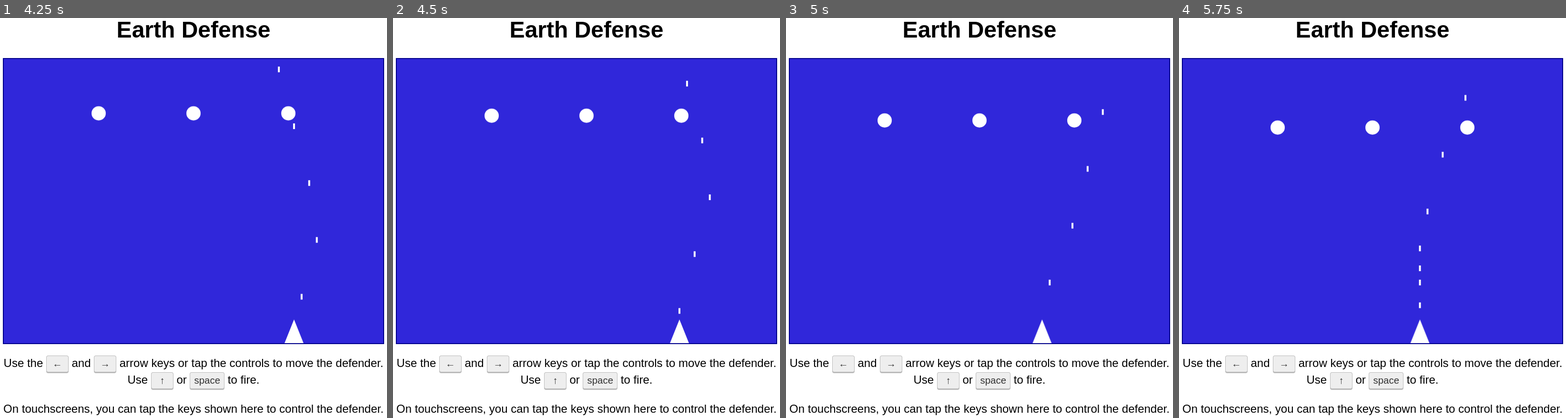
Above: before the commit, frames 1-4 (left to right).
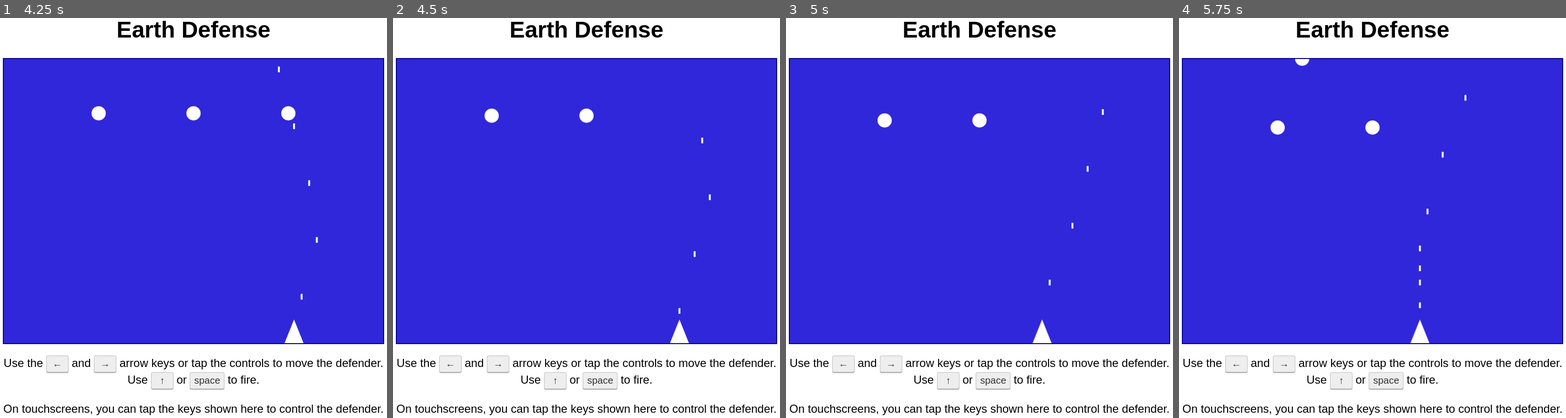
Above: after the commit, the same moments.

Repository: MDecker-MobileComputing/HTML_Game_EarthDefense
Game: browser game, page docs/index.html
The game is run twice, just before and just after one commit, with the same random seed, the same clock (stepped at 60 frames per second) and the same inputs.
Inputs:
- Up to frame 1 (4.25 s): hold Right 1.03-2.28 s; tap Space every 0.33 s from 1.1 to 4.1 s; hold Up 2.33-2.67 s; hold Right 2.72-3.72 s; hold Left from 3.77 s (still down)
- Up to frame 2 (4.5 s): keep holding Left; tap Space at 4.43 s
- Up to frame 3 (5 s): keep holding Left; tap Space at 4.77 s
- Up to frame 4 (5.75 s): tap Space at 5.1, 5.43 s; release Left at 5.27 s; hold Up from 5.32 s (still down)

Frame 1 is identical in both runs. In frame 2, 0.1% of the frame differs, in the area x 72-77%, y 15-27%; in frame 3, 0.1%; in frame 4, 0.2%, in the area x 29-77%, y 10-30%.

Commit message:
event handling when ship is hit

Diff:
--- a/docs/EarthDefense.js
+++ b/docs/EarthDefense.js
@@ -159,6 +159,42 @@
 
 
 /*
+ * Removes shots that hit an alien ship and respawns each hit ship above the canvas.
+ */
+function handleShotHits( canvas ) {
+
+    shotsArray = shotsArray.filter( function ( shot ) {
+
+        const hitShip = alienShipArray.find( function ( ship ) {
+
+            return shot.x >= ship.x - ALIEN_SHIP_RADIUS &&
+                   shot.x <= ship.x + ALIEN_SHIP_RADIUS &&
+                   shot.y <= ship.y + ALIEN_SHIP_RADIUS &&
+                   shot.y + SHOT_LENGTH >= ship.y - ALIEN_SHIP_RADIUS;
+        });
+
+        if ( hitShip === undefined ) {
+
+            return true;
+        }
+
+        let newX = hitShip.x;
+
+        while ( newX === hitShip.x ) {
+
+            newX = ALIEN_SHIP_RADIUS +
+                   Math.random() * ( canvas.width - 2 * ALIEN_SHIP_RADIUS );
+        }
+
+        hitShip.x = newX;
+        hitShip.y = -2 * ALIEN_SHIP_RADIUS;
+
+        return false;
+    });
+}
+
+
+/*
  * Game loop: advances shots and alien ships, and ends the game when an alien ship touches the ground.
  */
 function gameLoop( timestamp ) {
@@ -180,6 +216,11 @@
     alienShipArray.forEach( function ( ship ) {
 
         ship.y += ALIEN_SHIP_SPEED * elapsedTime;
+    });
+
+    handleShotHits( canvas );
+
+    alienShipArray.forEach( function ( ship ) {
 
         if ( ship.y + ALIEN_SHIP_RADIUS >= canvas.height ) {
 
